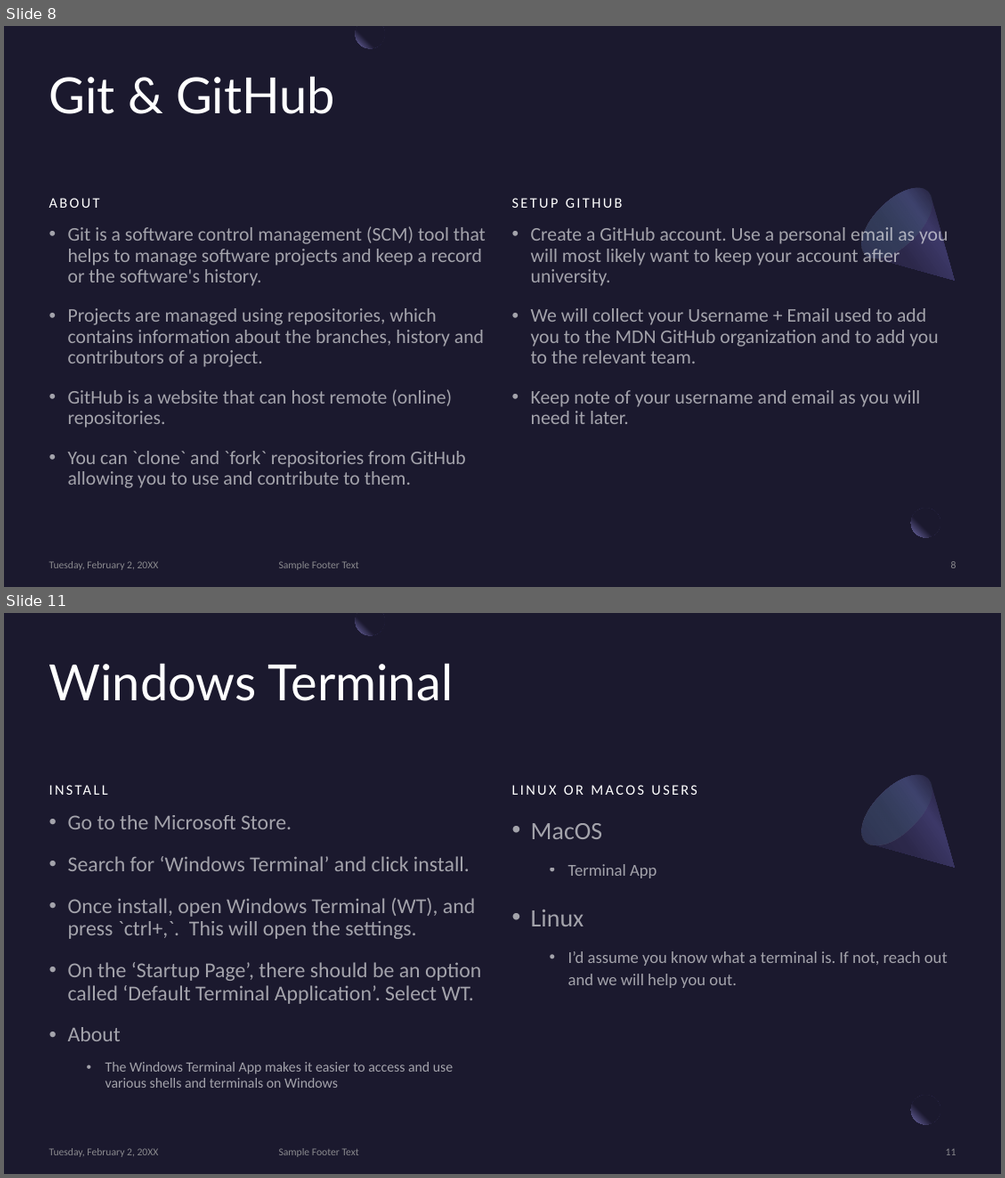
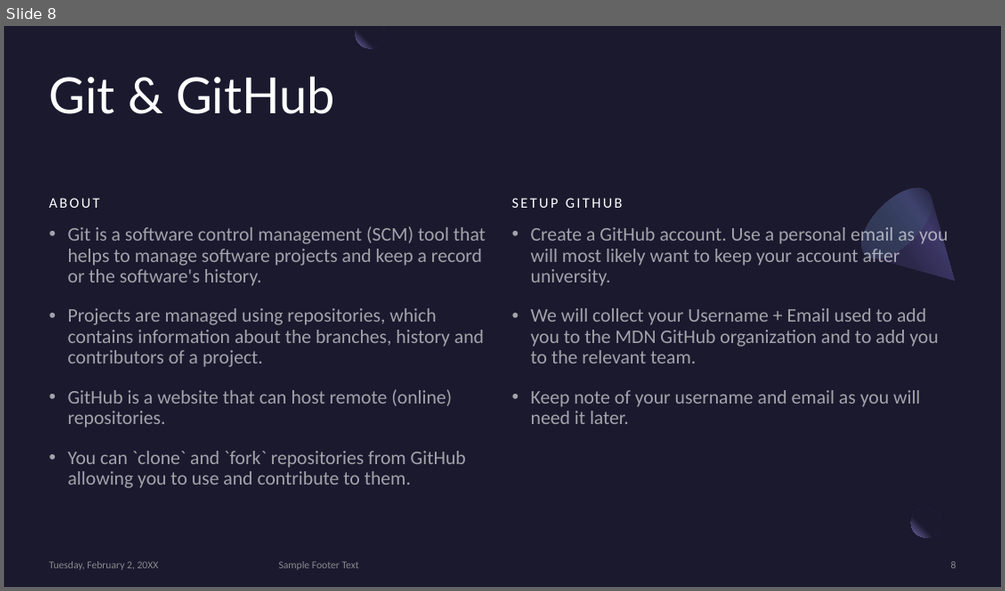
Before and after one commit to MonashDeepNeuron/HPP, a slide deck: content/week0/slides/week0.pptx. Shown one above the other, each under a label of ours: slides 8 and 11 before the commit, slide 8 after it; the slides between them are not shown. The pictures are 1005x1178 and 1005x591 pixels, drawn with LibreOffice and Linux fonts; fonts in the diff are those of the drawing. Boxes give left, top, right and bottom in pixels: in the first picture for what was removed or moved away, otherwise in the second. Text is boxed around its words. In the diff, an @@ line names an element or a change of style, - is before the commit and + after.

Commit message:
Added all the content for software installation

```diff
--- a/content/week0/slides/week0.pptx
+++ b/content/week0/slides/week0.pptx
@@ slide 11 removed at <box>4,613,1001,1174</box>, background #1B192E; not listed: 2 template elements that a slide beside it also shows @@
@@ freeform shape removed at <box>356,613,385,635</box> @@
@@ title removed at <box>49,663,453,701</box> @@
-Windows Terminal
@@ freeform shape removed at <box>850,763,986,899</box> @@
@@ ellipse removed at <box>850,763,944,857</box> @@
@@ text removed at <box>512,785,697,795</box> @@
-LINUX OR MACOS USERS
@@ text removed at <box>68,815,481,1087</box> @@
-• Go to the Microsoft Store.
-• Search for ‘Windows Terminal’ and click install.
-• Once install, open Windows Terminal (WT), and press `ctrl+,`. This will open the settings.
-• On the ‘Startup Page’, there should be an option called ‘Default Terminal Application’. Select WT.
-• About
-  • The Windows Terminal App makes it easier to access and use various shells and terminals on Windows
@@ text removed at <box>531,823,947,988</box> @@
-• MacOS
-  • Terminal App
-• Linux
-  • I’d assume you know what a terminal is. If not, reach out and we will help you out.
@@ text removed at <box>413,856,469,871</box> @@
-INSTALL
@@ text removed at <box>49,1148,159,1157</box> @@
-Tuesday, February 2, 20XX
@@ text removed at <box>279,1148,359,1157</box> @@
-Sample Footer Text
@@ page number removed at <box>946,1149,956,1155</box> @@
-11
```
Also in this commit, not shown: 4 slides changed, 2 slides added, 5 other slides removed, 16 other files.
